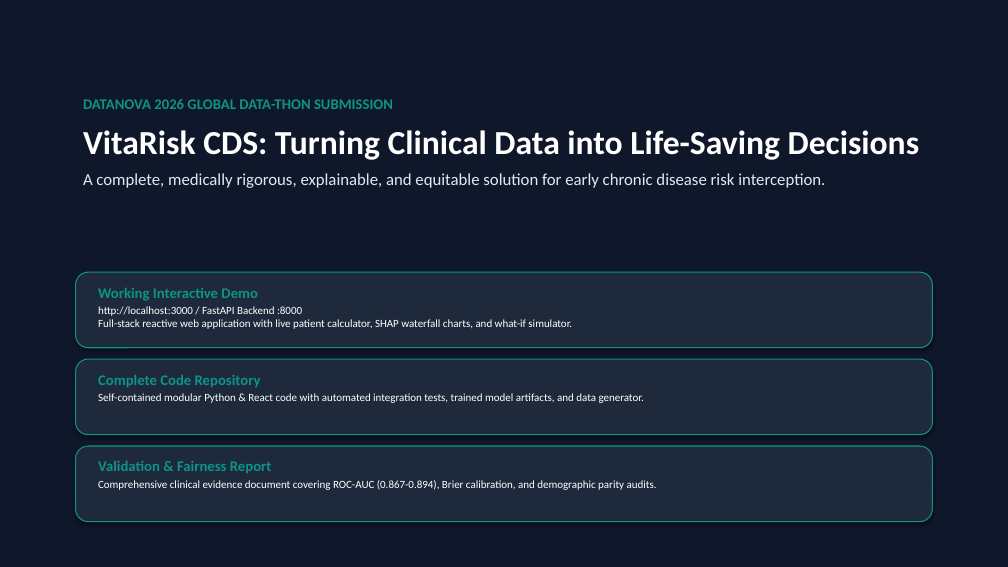
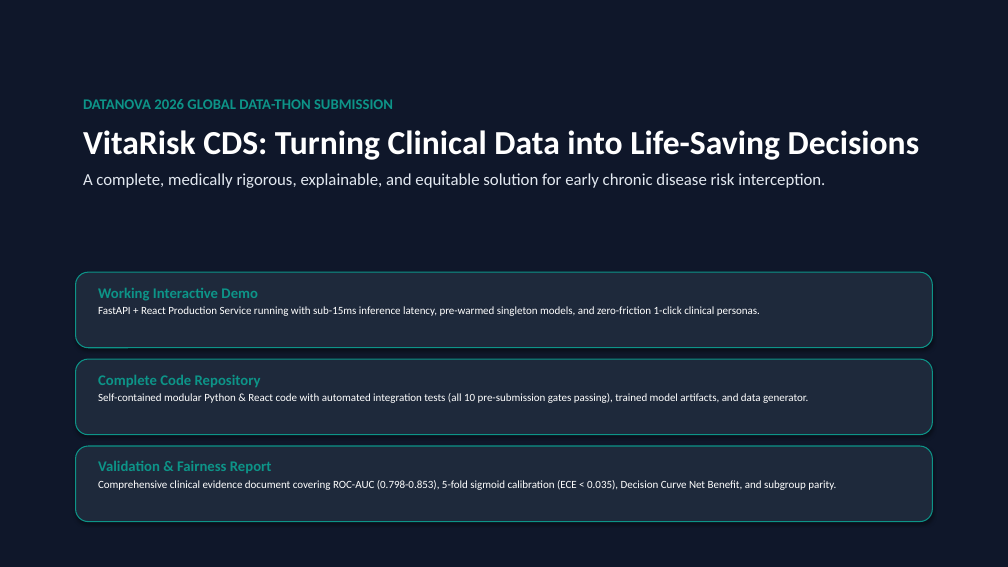
Before and after one commit to armageden/vitarisk-cds, a slide deck: slide 14 of frontend/dist/presentation/VitaRisk_CDS_DataNova2026_Presentation.pptx. Drawn at 1008x567 pixels with LibreOffice and Linux fonts; fonts in the diff are those of the drawing. Boxes give left, top, right and bottom in pixels: in the first picture for what was removed or moved away, otherwise in the second. Text is boxed around its words. In the diff, an @@ line names an element or a change of style, - is before the commit and + after.

Commit message:
feat: complete deployment-ready Dockerfile, HF Spaces config, upgraded PPTX with live UI screenshots, and 2.5-min video script

```diff
--- a/frontend/dist/presentation/VitaRisk_CDS_DataNova2026_Presentation.pptx
+++ b/frontend/dist/presentation/VitaRisk_CDS_DataNova2026_Presentation.pptx
@@ text at box(98, 306, 760, 316): text changed @@
-http://localhost:3000 / FastAPI Backend :8000
-Full-stack reactive web application with live patient calculator, SHAP waterfall charts, and what-if simulator.
+FastAPI + React Production Service running with sub-15ms inference latency, pre-warmed singleton models, and zero-friction 1-click clinical personas.
@@ text at box(98, 393, 808, 403): text changed @@
-Self-contained modular Python & React code with automated integration tests, trained model artifacts, and data generator.
+Self-contained modular Python & React code with automated integration tests (all 10 pre-submission gates passing), trained model artifacts, and data generator.
@@ text at box(98, 480, 836, 490): text changed @@
-Comprehensive clinical evidence document covering ROC-AUC (0.867-0.894), Brier calibration, and demographic parity audits.
+Comprehensive clinical evidence document covering ROC-AUC (0.798-0.853), 5-fold sigmoid calibration (ECE < 0.035), Decision Curve Net Benefit, and subgroup parity.
```
Also in this commit, not shown: 4 other slides changed, 6 slides added, 6 slides removed, 17 other files.
